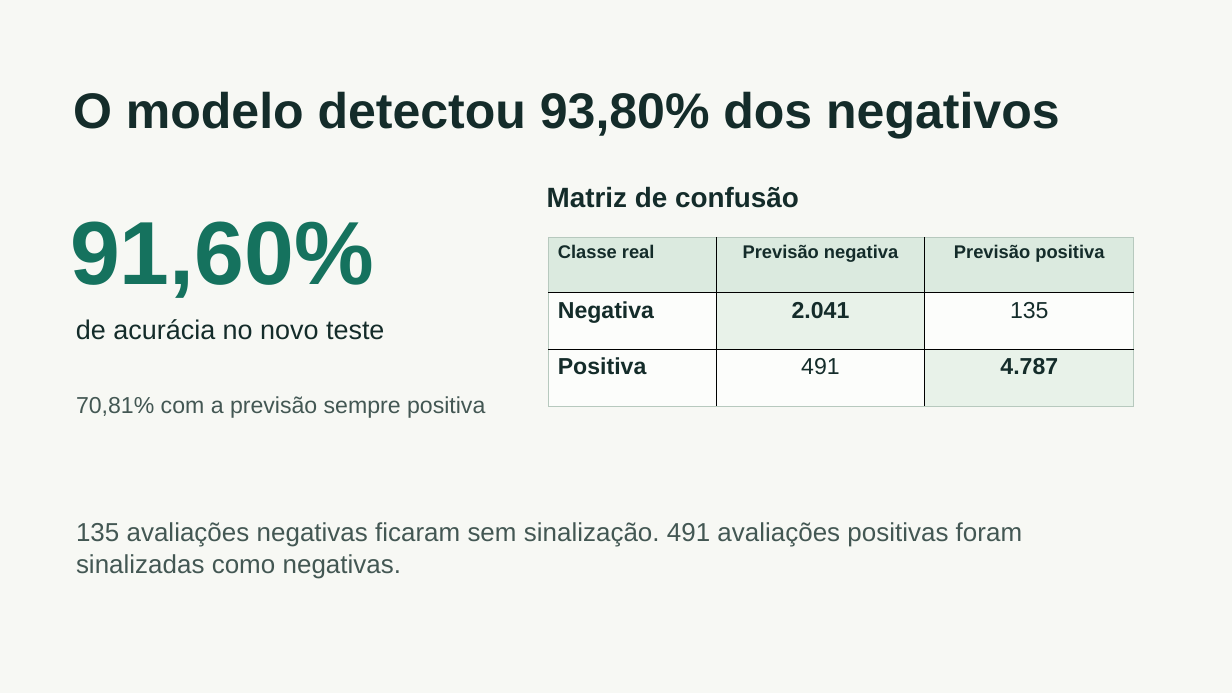
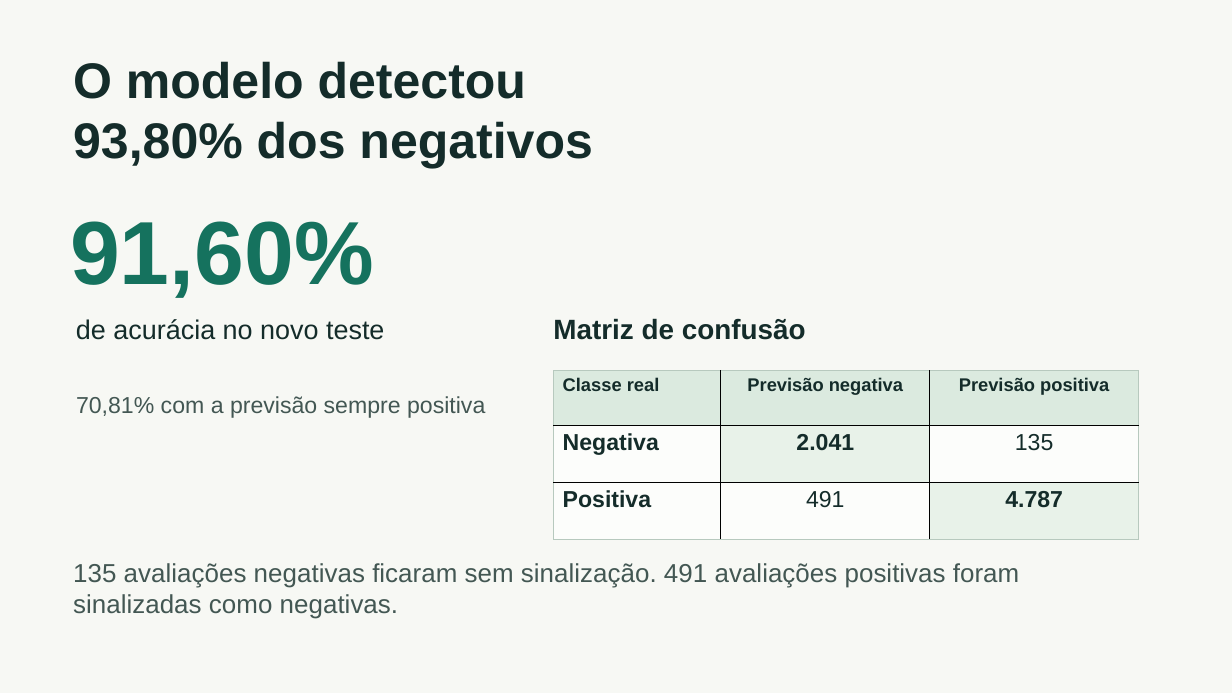
Before and after one commit to nanasensei/ProjetoAplicadoII, a slide deck: slide 5 of entrega_etapa_4/Apresentacao_Etapa_4.pptx. Drawn at 1232x693 pixels with LibreOffice and Linux fonts; fonts in the diff are those of the drawing. Boxes give left, top, right and bottom in pixels: in the first picture for what was removed or moved away, otherwise in the second. Text is boxed around its words. In the diff, an @@ line names an element or a change of style, - is before the commit and + after.

```diff
--- a/entrega_etapa_4/Apresentacao_Etapa_4.pptx
+++ b/entrega_etapa_4/Apresentacao_Etapa_4.pptx
@@ text "O modelo detectou 93,80% dos ..." rewrapped from bbox=[73, 91, 1059, 138] to bbox=[73, 61, 592, 169] @@
@@ text "Matriz de confusão": place and size @@
-text "Matriz de confusão" at bbox=[547, 186, 799, 208]
+text "Matriz de confusão" at bbox=[553, 318, 806, 340]
@@ table at bbox=[554, 371, 1139, 539] @@
@@ borders changed @@
@@ table: place and size @@
-table at bbox=[549, 238, 1134, 406]
+table at bbox=[554, 371, 1139, 539]
@@ text "135 avaliações negativas ficaram sem ...": place and size @@
-text "135 avaliações negativas ficaram sem ..." at bbox=[76, 522, 1022, 579]
+text "135 avaliações negativas ficaram sem ..." at bbox=[73, 563, 1019, 619]
```
Also in this commit, not shown: 5 other slides changed, 1 other file.
